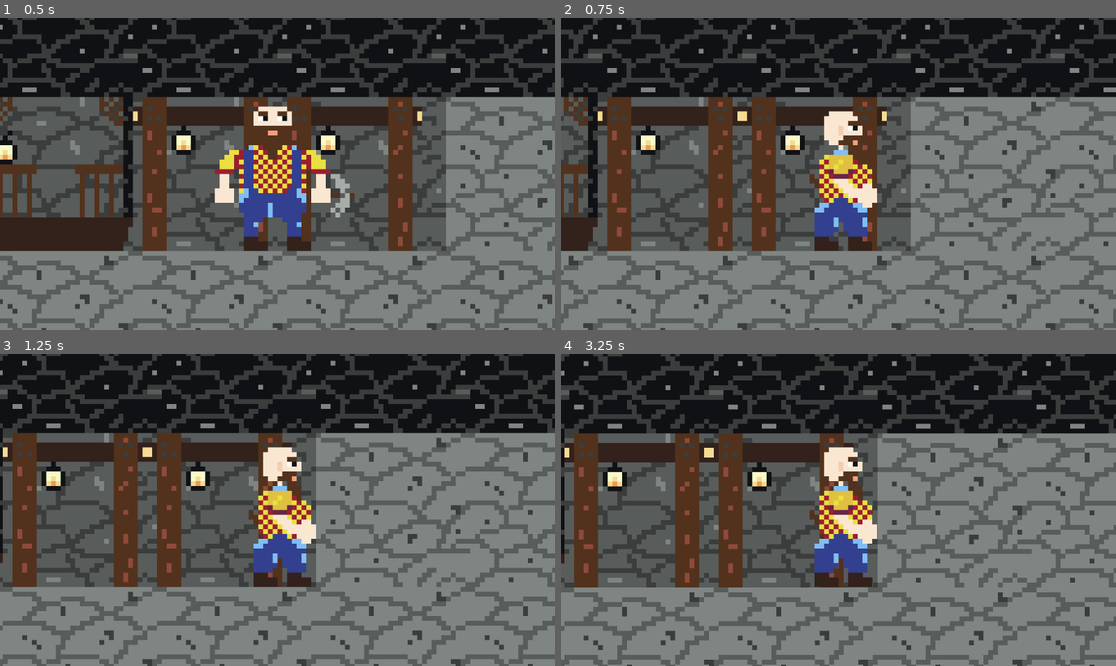
Above: before the commit, frames 1-4 (two rows, left to right).
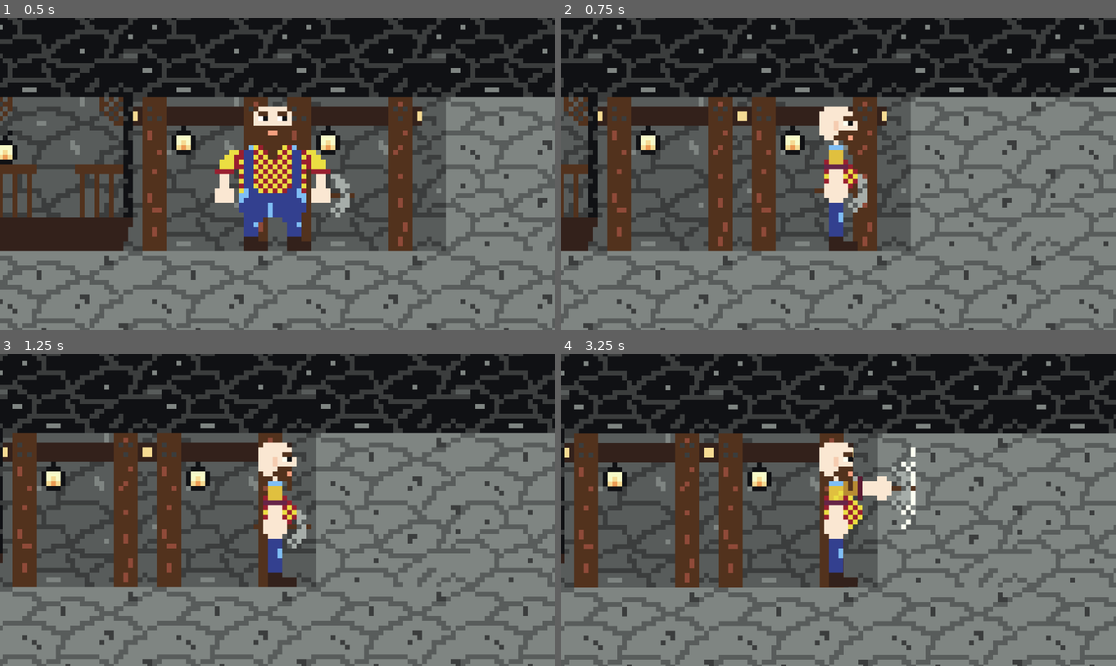
Above: after the commit, the same moments.

Repository: Rourugin/miner-game
Game: Godot game, scene res://scenes/levels/mine_level.tscn
Two runs of this game, one before a commit and one after it. Both use one fixed random seed, a clock stepped at 60 frames per second and the inputs below. This scene is started directly instead of the project's main scene.
Inputs:
- Up to frame 1 (0.5 s): no input
- Up to frame 2 (0.75 s): tap Enter at 0.5 s; hold D (right) from 0.53 s (still down); tap E (interact) at 0.6 s
- Up to frame 3 (1.25 s): keep holding D (right)
- Up to frame 4 (3.25 s): release D (right) at 1.28 s; hold S (down) 1.28-2.03 s; tap E (interact) at 1.35, 2.1, 2.85 s; hold D (right) 2.03-2.78 s; hold W (up) from 2.78 s (still down)

Frame 1 is identical in both runs. In frame 2, 3.0% of the frame differs, in the area x 44-57%, y 28-75%; in frame 3, 3.0%; in frame 4, 3.8%, in the area x 44-64%, y 28-75%.

Commit message:
complete minig functionality

Diff:
--- a/scenes/player/player.tscn
+++ b/scenes/player/player.tscn
@@ -2,7 +2,68 @@
 
 [ext_resource type="Script" uid="uid://dww55kwhn6fem" path="res://scripts/player.gd" id="1_gmlin"]
 [ext_resource type="Texture2D" uid="uid://cgcr8wvk6x25b" path="res://assets/graphics/player/idle.png" id="2_lvxji"]
+[ext_resource type="Texture2D" uid="uid://dbp3b7t8em1yr" path="res://assets/graphics/player/hit.png" id="2_p47bc"]
 [ext_resource type="Texture2D" uid="uid://bnf2kuesokoqg" path="res://assets/graphics/player/run.png" id="3_p47bc"]
+
+[sub_resource type="AtlasTexture" id="AtlasTexture_lvxji"]
+atlas = ExtResource("2_p47bc")
+region = Rect2(0, 64, 32, 32)
+
+[sub_resource type="AtlasTexture" id="AtlasTexture_p47bc"]
+atlas = ExtResource("2_p47bc")
+region = Rect2(32, 64, 32, 32)
+
+[sub_resource type="AtlasTexture" id="AtlasTexture_h17s1"]
+atlas = ExtResource("2_p47bc")
+region = Rect2(64, 64, 32, 32)
+
+[sub_resource type="AtlasTexture" id="AtlasTexture_je7p5"]
+atlas = ExtResource("2_p47bc")
+region = Rect2(32, 64, 32, 32)
+
+[sub_resource type="AtlasTexture" id="AtlasTexture_fm80t"]
+atlas = ExtResource("2_p47bc")
+region = Rect2(0, 64, 32, 32)
+
+[sub_resource type="AtlasTexture" id="AtlasTexture_75vfm"]
+atlas = ExtResource("2_p47bc")
+region = Rect2(0, 0, 32, 32)
+
+[sub_resource type="AtlasTexture" id="AtlasTexture_0owmy"]
+atlas = ExtResource("2_p47bc")
+region = Rect2(32, 0, 32, 32)
+
+[sub_resource type="AtlasTexture" id="AtlasTexture_qek5x"]
+atlas = ExtResource("2_p47bc")
+region = Rect2(64, 0, 32, 32)
+
+[sub_resource type="AtlasTexture" id="AtlasTexture_5gtgg"]
+atlas = ExtResource("2_p47bc")
+region = Rect2(96, 0, 32, 32)
+
+[sub_resource type="AtlasTexture" id="AtlasTexture_gx1jg"]
+atlas = ExtResource("2_p47bc")
+region = Rect2(0, 32, 32, 32)
+
+[sub_resource type="AtlasTexture" id="AtlasTexture_ugbui"]
+atlas = ExtResource("2_p47bc")
+region = Rect2(0, 32, 32, 32)
+
+[sub_resource type="AtlasTexture" id="AtlasTexture_fcs02"]
+atlas = ExtResource("2_p47bc")
+region = Rect2(32, 32, 32, 32)
+
+[sub_resource type="AtlasTexture" id="AtlasTexture_myrg7"]
+atlas = ExtResource("2_p47bc")
+region = Rect2(64, 32, 32, 32)
+
+[sub_resource type="AtlasTexture" id="AtlasTexture_kvlxm"]
+atlas = ExtResource("2_p47bc")
+region = Rect2(64, 0, 32, 32)
+
+[sub_resource type="AtlasTexture" id="AtlasTexture_uf5tr"]
+atlas = ExtResource("2_p47bc")
+region = Rect2(0, 0, 32, 32)
 
 [sub_resource type="AtlasTexture" id="AtlasTexture_qhqgy"]
 atlas = ExtResource("2_lvxji")
@@ -34,6 +95,66 @@
 
 [sub_resource type="SpriteFrames" id="SpriteFrames_tuyoq"]
 animations = [{
+"frames": [{
+"duration": 1.0,
+"texture": SubResource("AtlasTexture_lvxji")
+}, {
+"duration": 1.0,
+"texture": SubResource("AtlasTexture_p47bc")
+}, {
+"duration": 1.0,
+"texture": SubResource("AtlasTexture_h17s1")
+}, {
+"duration": 1.0,
+"texture": SubResource("AtlasTexture_je7p5")
+}, {
+"duration": 1.0,
+"texture": SubResource("AtlasTexture_fm80t")
+}],
+"loop": false,
+"name": &"hit_down",
+"speed": 10.0
+}, {
+"frames": [{
+"duration": 1.0,
+"texture": SubResource("AtlasTexture_75vfm")
+}, {
+"duration": 1.0,
+"texture": SubResource("AtlasTexture_0owmy")
+}, {
+"duration": 1.0,
+"texture": SubResource("AtlasTexture_qek5x")
+}, {
+"duration": 1.0,
+"texture": SubResource("AtlasTexture_5gtgg")
+}, {
+"duration": 1.0,
+"texture": SubResource("AtlasTexture_gx1jg")
+}],
+"loop": false,
+"name": &"hit_side",
+"speed": 10.0
+}, {
+"frames": [{
+"duration": 1.0,
+"texture": SubResource("AtlasTexture_ugbui")
+}, {
+"duration": 1.0,
+"texture": SubResource("AtlasTexture_fcs02")
+}, {
+"duration": 1.0,
+"texture": SubResource("AtlasTexture_myrg7")
+}, {
+"duration": 1.0,
+"texture": SubResource("AtlasTexture_kvlxm")
+}, {
+"duration": 1.0,
+"texture": SubResource("AtlasTexture_uf5tr")
+}],
+"loop": false,
+"name": &"hit_up",
+"speed": 10.0
+}, {
 "frames": [{
 "duration": 1.0,
 "texture": SubResource("AtlasTexture_qhqgy")
@@ -76,9 +197,8 @@
 [node name="AnimatedSprite2D" type="AnimatedSprite2D" parent="." unique_id=1484892602]
 texture_filter = 1
 sprite_frames = SubResource("SpriteFrames_tuyoq")
-animation = &"run"
+animation = &"hit_down"
 autoplay = "idle"
-frame_progress = 0.283321
 
 [node name="CollisionShape2D" type="CollisionShape2D" parent="." unique_id=544572773]
 position = Vector2(-0.5, 0.5)
--- a/scripts/mine_level.gd
+++ b/scripts/mine_level.gd
@@ -1,6 +1,7 @@
 extends Node2D
 
 const ORE_SCENE: PackedScene = preload("res://scenes/objects/ore.tscn")
+const EPSILON: float = 1.0
 
 @onready var player: CharacterBody2D = $Player
 @onready var player_camera: Camera2D = $Player/PlayerCamera
@@ -86,25 +87,23 @@
 						break
 			Vector2.UP:
 				for i in range(ores_arr.size()):
-					if (player.global_position.x - 31 <= ores_arr[i].global_position.x)\
-					and (player.global_position.x + 31 >= ores_arr[i].global_position.x)\
-					and (player.global_position.y <= ores_arr[i].global_position.y)\
-					and (player.global_position.y - 32 >= ores_arr[i].global_position.y):
+					if (abs(player.global_position.x - ores_arr[i].global_position.x) <= 32 + EPSILON)\
+					and (ores_arr[i].global_position.y >= player.global_position.y - 32 - EPSILON)\
+					and (ores_arr[i].global_position.y <= player.global_position.y + EPSILON):
 						_breaking(ores_arr[i])
 						break
 			Vector2.DOWN:
 				for i in range(ores_arr.size()):
-					if (player.global_position.x <= ores_arr[i].global_position.x)\
-					and (player.global_position.x + 32 >= ores_arr[i].global_position.x)\
-					and (player.global_position.y <= ores_arr[i].global_position.y)\
-					and (player.global_position.y + 32 >= ores_arr[i].global_position.y):
-						print("he")
+					if (abs(player.global_position.x - ores_arr[i].global_position.x) <= 32 + EPSILON)\
+					and (ores_arr[i].global_position.y >= player.global_position.y - EPSILON)\
+					and (ores_arr[i].global_position.y <= player.global_position.y + 32 + EPSILON):
 						_breaking(ores_arr[i])
 						break
 	elif dir == Vector2.ZERO:
 		pass
 
 func _breaking(ore: StaticBody2D) -> void:
+	player.play_animation("hit")
 	ore.health -= Globals.pickaxe_damage
 	if ore.health <= 0:
 		Globals.gold += ore.data.costs
--- a/scripts/player.gd
+++ b/scripts/player.gd
@@ -31,13 +31,24 @@
 				last_direction = direction
 
 func play_animation(anim: String) -> void:
-	if anim == "idle":
-		animated_sprite_2d.play("idle")
-	elif anim == "run":
-		animated_sprite_2d.play("run")
-		if last_direction == Vector2.RIGHT:
-			animated_sprite_2d.flip_h = false
-			collision_shape_2d.position.x = abs(collision_shape_2d.position.x)
-		elif last_direction == Vector2.LEFT:
-			animated_sprite_2d.flip_h = true
-			collision_shape_2d.position.x = abs(collision_shape_2d.position.x) * -1
+	match anim:
+		"idle":
+			animated_sprite_2d.play("idle")
+		"run":
+			animated_sprite_2d.play("run")
+			if last_direction == Vector2.RIGHT:
+				animated_sprite_2d.flip_h = false
+				collision_shape_2d.position.x = abs(collision_shape_2d.position.x)
+			elif last_direction == Vector2.LEFT:
+				animated_sprite_2d.flip_h = true
+				collision_shape_2d.position.x = abs(collision_shape_2d.position.x) * -1
+		"hit":
+			match last_direction:
+				Vector2.RIGHT:
+					animated_sprite_2d.play("hit_side")
+				Vector2.LEFT:
+					animated_sprite_2d.play("hit_side")
+				Vector2.UP:
+					animated_sprite_2d.play("hit_up")
+				Vector2.DOWN:
+					animated_sprite_2d.play("hit_down")
Binary file changed: assets/graphics/player/hit.png
Not shown, added: assets/graphics/player/hit.png.import
